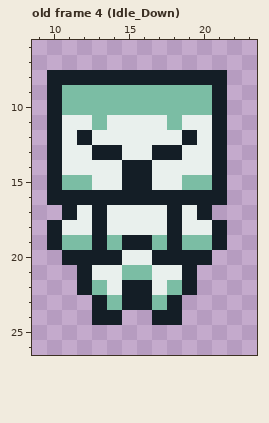
Pixel-art file, stored at resources/textures/player.aseprite. Above: the version before the commit.
32x32 pixels, 16 frames. Shown: old frame 4 (Idle_Down): x 9..23, y 6..26. The commit also changed other frames, which this record leaves out.
Now the later version:
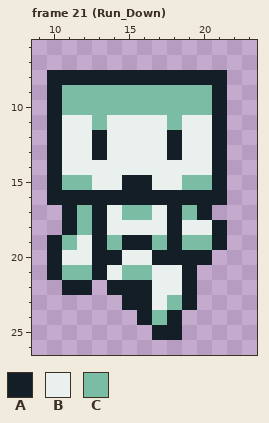
Palette (. is transparent): A #141e26  B #e9f0ed  C #7bbda4
A new or re-ordered frame is compared with the old frame closest to it.
Difference:
{"change": "frames 16 -> 28"}
{"where": "frame 21 (Run_Down) is new; against old frame 4 (Idle_Down)"}
{"frame":21,"y":12,"x":12,"old":"AB","new":"BA"}
{"frame":21,"y":12,"x":18,"old":"BA","new":"AB"}
{"frame":21,"y":13,"x":14,"old":"A","new":"B"}
{"frame":21,"y":13,"x":17,"old":"A","new":"B"}
{"frame":21,"y":14,"x":15,"old":"AA","new":"BB"}
{"frame":21,"y":17,"x":12,"old":"B","new":"C"}
{"frame":21,"y":17,"x":15,"old":"BB","new":"CC"}
{"frame":21,"y":17,"x":19,"old":"B","new":"C"}
{"frame":21,"y":18,"x":10,"old":"ABB","new":".AC"}
{"frame":21,"y":19,"x":12,"old":"C","new":"B"}
{"frame":21,"y":20,"x":10,"old":".AA","new":"ABB"}
{"frame":21,"y":21,"x":10,"old":"..AB","new":"ACCA"}
{"frame":21,"y":22,"x":11,"old":".","new":"A"}
{"frame":21,"y":22,"x":13,"old":"CB","new":".A"}
{"frame":21,"y":22,"x":18,"old":"C","new":"B"}
{"frame":21,"y":23,"x":13,"old":"AC","new":".."}
{"frame":21,"y":23,"x":17,"old":"CA.","new":"BCA"}
{"frame":21,"y":24,"x":13,"old":"AA","new":".."}
{"frame":21,"y":24,"x":16,"old":".A","new":"AC"}
{"frame":21,"y":25,"x":17,"old":"..","new":"AA"}
{"label":"changed","picture_box":[47,130,197,340]}
